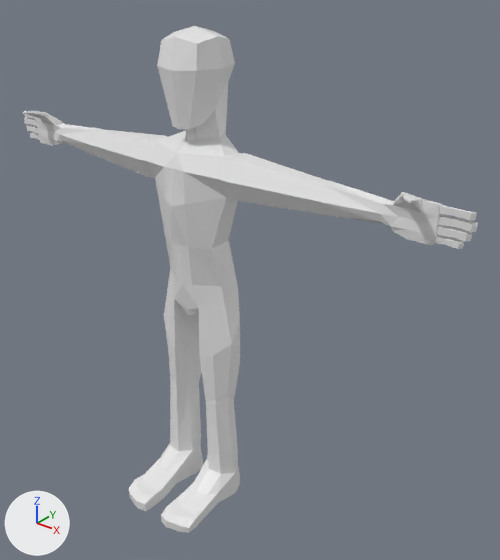
An edit to the Blender file Assets/Art/BlenderFiles/Player/ExternalObject/KidAttemptFive.blend, drawn before and after from the same camera.
Both versions are drawn from a camera (50 mm lens) standing at (4.36, -4.63, 5.59) and looking at (0.43, 0.28, 2.54). Lighting does not change. The marker at lower left points along +X, +Y and +Z. The older version comes first.
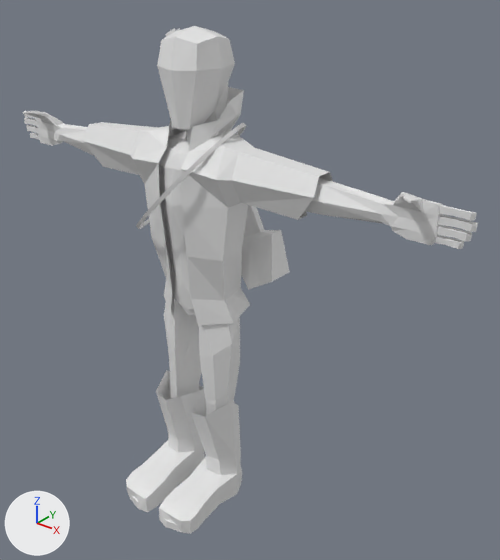
Boxes [x1, y1, x2, y2] around the edits, measured in the pictures (500 x 560 px):
'Cube.002', added
    after: [82, 87, 333, 326]
'Cube.004', added
    after: [126, 370, 242, 534]
'Cube', added
    after: [165, 28, 290, 290]
'Cube.003', added
    after: [136, 123, 246, 229]

The change, as a diff of the scene's bpy script:
```diff
--- a/Assets/Art/BlenderFiles/Player/ExternalObject/KidAttemptFive.blend.py
+++ b/Assets/Art/BlenderFiles/Player/ExternalObject/KidAttemptFive.blend.py
@@ me_cube_009 @@
+me_cube_009.from_pydata(...)  # 67 vertices, 63 faces; spans x 0.047..0.513, y -0.464..0.613, z -0.007..1.28
@@ me_cube_008 @@
+me_cube_008.from_pydata(...)  # 160 vertices, 128 faces; spans x -0.5..0.4, y -31.6..2.9, z -7.7..5.3
@@ me_cube_006 @@
+me_cube_006.from_pydata(...)  # 28 vertices, 21 faces; spans x -1.29..1.01, y -4.8..4.8, z -2.16..2.16
@@ me_cube_002 @@
+me_cube_002.from_pydata(...)  # 63 vertices, 48 faces; spans x 0.0..1.44, y 0.07..0.87, z 2.17..4.41
@@ ob_cube_004 @@
+ob_cube_004 = bpy.data.objects.new('Cube.004', me_cube_009)
+ob_cube_004.location = (0.0, -0.42, 0.0)
+_m = ob_cube_004.modifiers.new('Mirror', 'MIRROR')
+_m.use_clip = True
@@ ob_cube_003 @@
+ob_cube_003 = bpy.data.objects.new('Cube.003', me_cube_008)
+ob_cube_003.location = (0.0, 0.53, 3.45)
+ob_cube_003.rotation_euler = (-0.682, 1.311, -0.7)  # degrees (-39, 75, -40)
+ob_cube_003.scale = (1.11, 0.0328, 0.102)
@@ ob_cube @@
+ob_cube = bpy.data.objects.new('Cube', me_cube_006)
+ob_cube.location = (0.0, 0.49, 3.54)
+ob_cube.rotation_euler = (-0.165, 1.057, -0.122)  # degrees (-9.5, 61, -7)
+ob_cube.scale = (1.16, 0.0367, 0.139)
@@ ob_cube_002 @@
+ob_cube_002 = bpy.data.objects.new('Cube.002', me_cube_002)
+ob_cube_002.location = (0.0, -0.42, 0.0)
+_m = ob_cube_002.modifiers.new('Mirror', 'MIRROR')
+_m.use_clip = True
```
